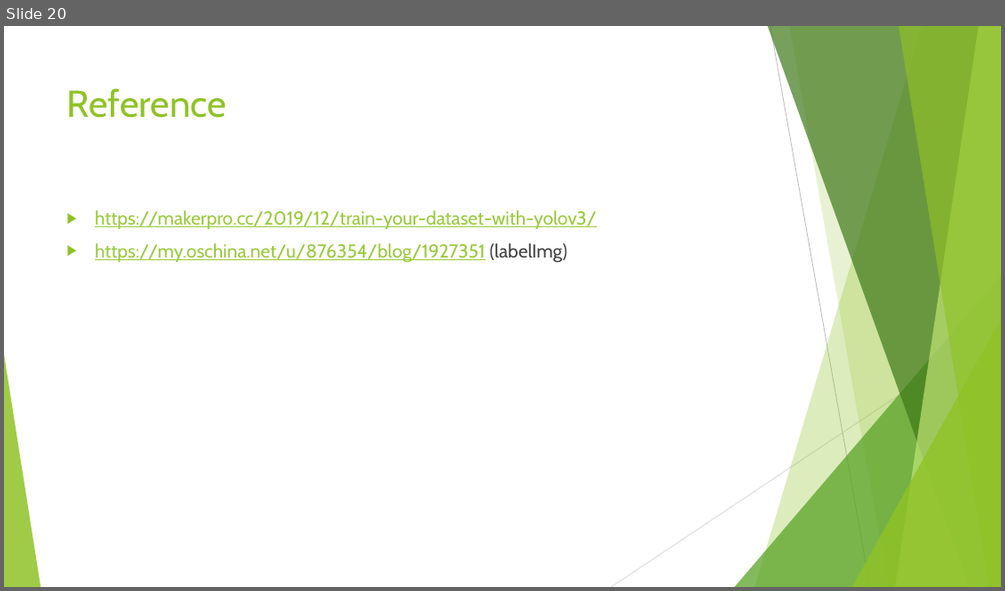
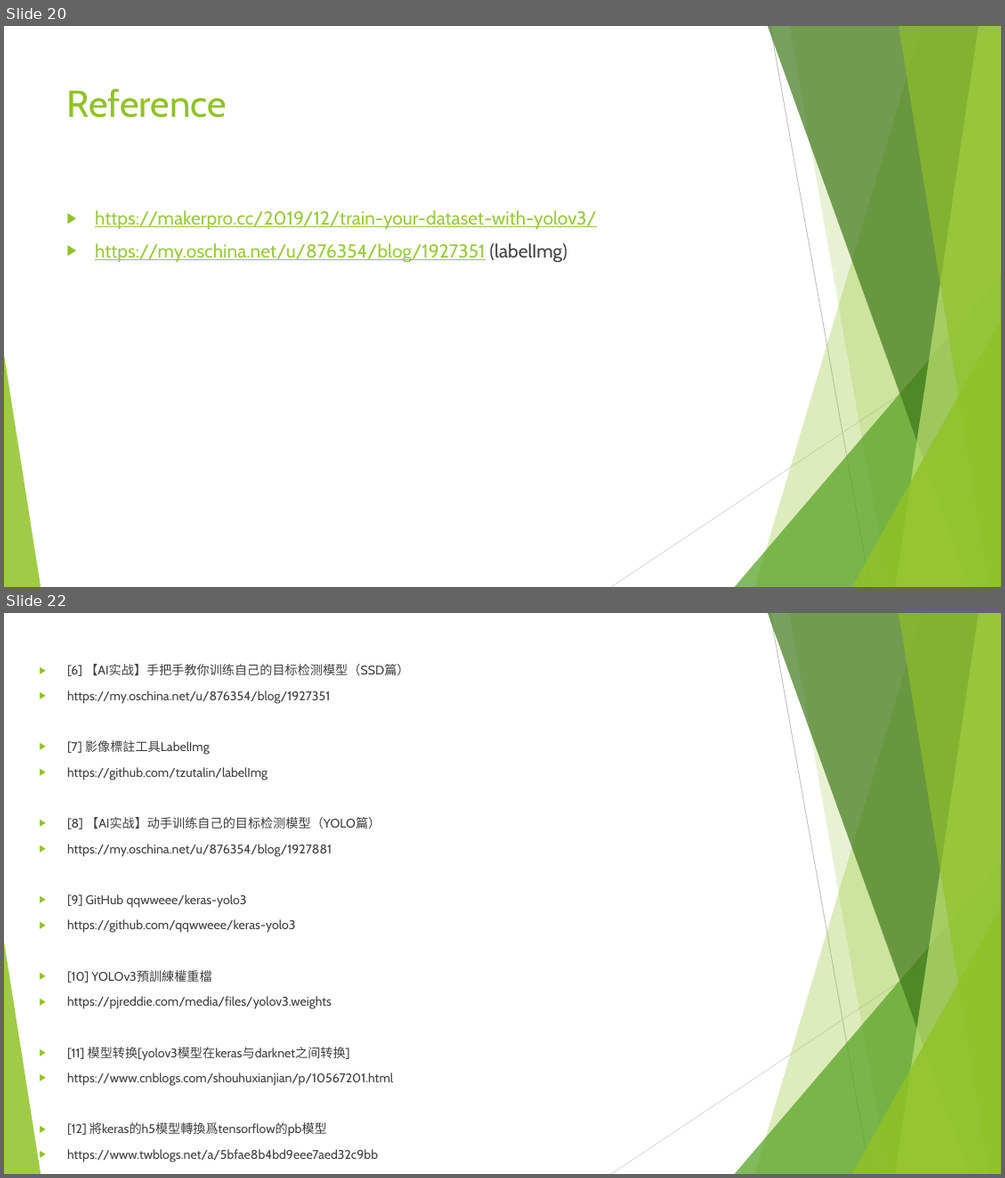
Before and after one commit to reyna168/2nd-DL-CVMarathon, a slide deck: doc/期末專案筆記.pptx. Shown one above the other, each under a label of ours: slide 20 before the commit, slides 20 and 22 after it; the slides between them are not shown. The pictures are 1005x591 and 1005x1178 pixels, drawn with LibreOffice and Linux fonts; fonts in the diff are those of the drawing. Boxes give left, top, right and bottom in pixels: in the first picture for what was removed or moved away, otherwise in the second. Text is boxed around its words. In the diff, an @@ line names an element or a change of style, - is before the commit and + after.

```diff
--- a/doc/期末專案筆記.pptx
+++ b/doc/期末專案筆記.pptx
@@ slide 22 added at (x1=4, y1=613, x2=1001, y2=1174), background #FFFFFF; not listed: 10 template elements that a slide beside it also shows @@
@@ text added at (x1=67, y1=664, x2=409, y2=1086), 12.1 pt, text #404040 @@
+▶ [6] 【AI实战】手把手教你训练自己的目标检测模型（SSD篇）
+▶ https://my.oschina.net/u/876354/blog/1927351
+▶ [7] 影像標註工具LabelImg
+▶ https://github.com/tzutalin/labelImg
+▶ [8] 【AI实战】动手训练自己的目标检测模型（YOLO篇）
+▶ https://my.oschina.net/u/876354/blog/1927881
+▶ [9] GitHub qqwweee/keras-yolo3
+▶ https://github.com/qqwweee/keras-yolo3
+▶ [10] YOLOv3預訓練權重檔
+▶ https://pjreddie.com/media/files/yolov3.weights
+▶ [11] 模型转换[yolov3模型在keras与darknet之间转换]
+▶ https://www.cnblogs.com/shouhuxianjian/p/10567201.html
+▶ [12] 將keras的h5模型轉換爲tensorflow的pb模型
+▶ https://www.twblogs.net/a/5bfae8b4bd9eee7aed32c9bb
```
Also in this commit, not shown: 1 other slide added, 1 other file.
